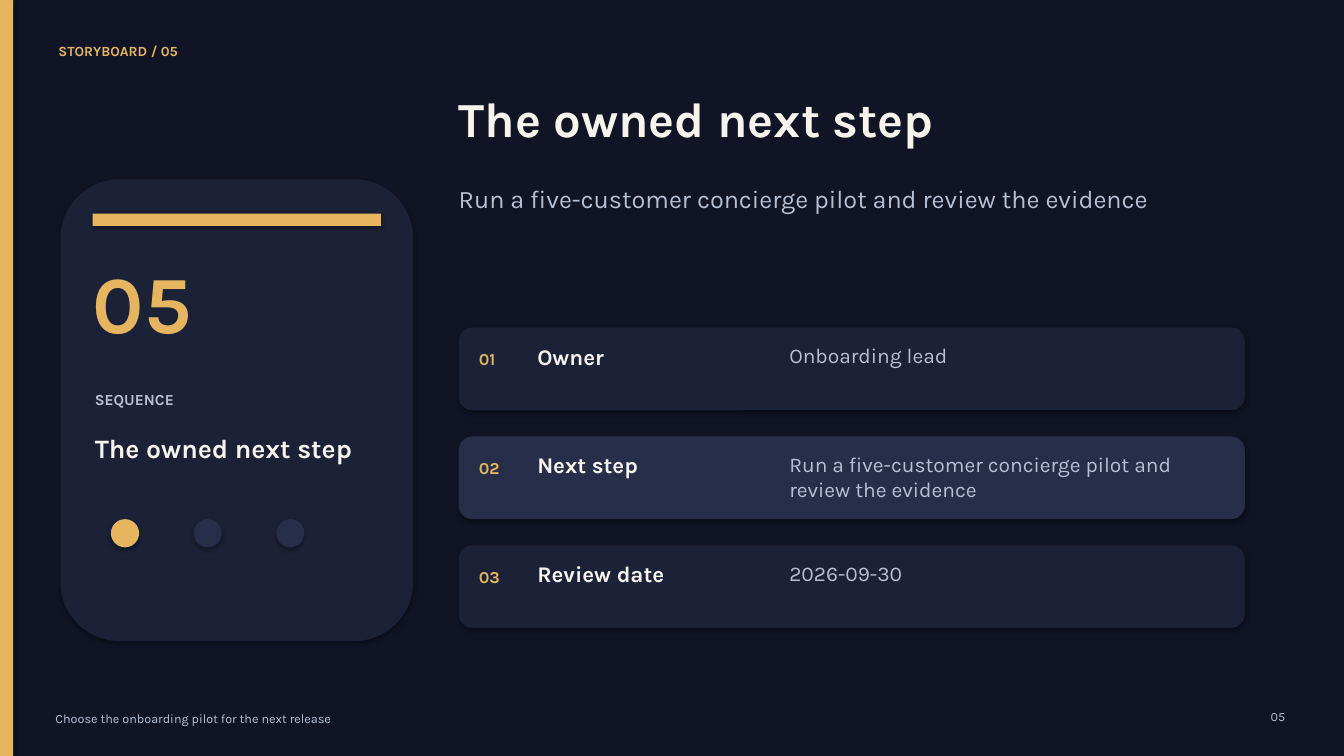
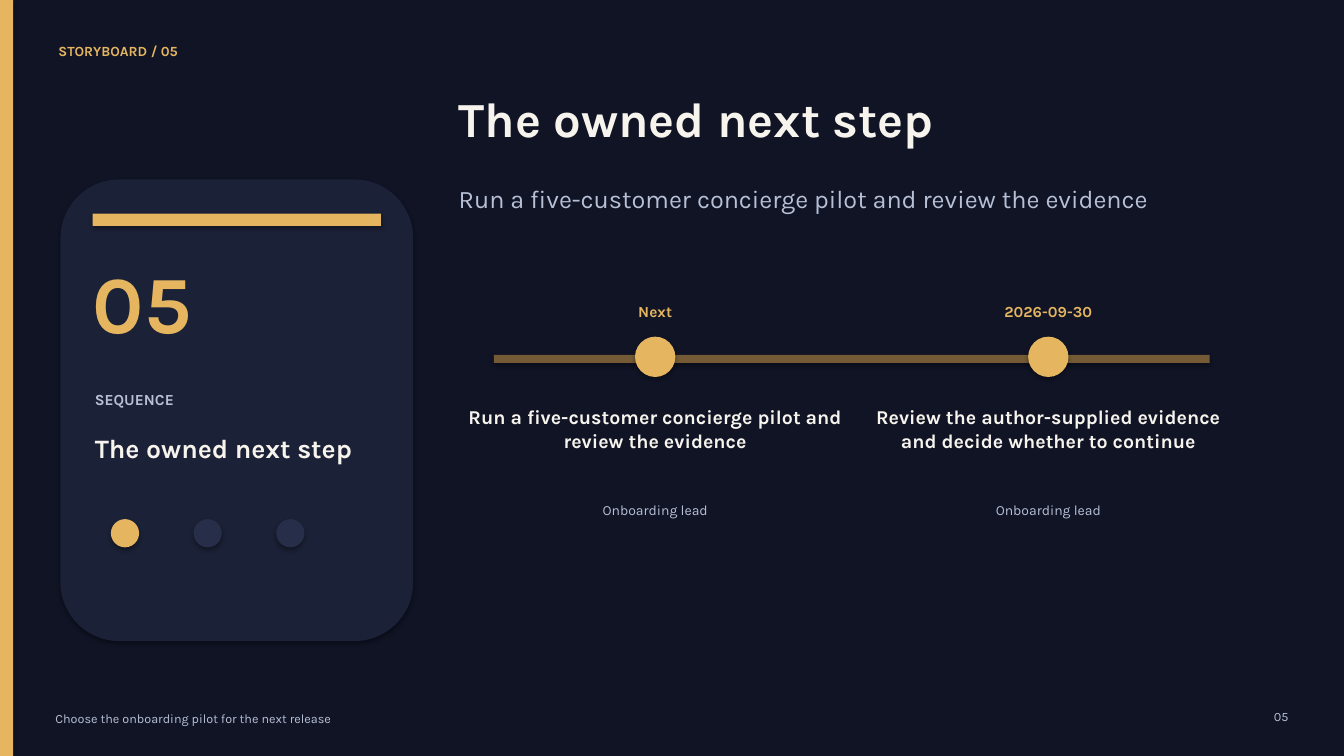
Before and after one commit to OthmaneBlial/Storyboard-Studio, a slide deck: slide 6 of gallery/onboarding-pilot/deck.pptx. Drawn at 1344x756 pixels with LibreOffice and Linux fonts; fonts in the diff are those of the drawing. Boxes give left, top, right and bottom in pixels: in the first picture for what was removed or moved away, otherwise in the second. Text is boxed around its words. In the diff, an @@ line names an element or a change of style, - is before the commit and + after.

```diff
--- a/gallery/onboarding-pilot/deck.pptx
+++ b/gallery/onboarding-pilot/deck.pptx
@@ text at [638, 307, 672, 317]: text changed; size 16 to 11 pt; text colour #F7F4EE to #E5B560 @@
-Next step
+Next
@@ text "2026-09-30": place and size @@
-text "2026-09-30" at [789, 567, 902, 581]
+text "2026-09-30" at [1004, 307, 1092, 317]
@@ text "2026-09-30" at [1004, 307, 1092, 317]: size 15 to 11 pt, text colour #B8C0D6 to #E5B560, bold on; alignment left to centre @@
@@ text removed at [479, 354, 496, 365] @@
-01
@@ rectangle: place and size @@
-rectangle at [459, 328, 1245, 410]
+rectangle at [494, 355, 1210, 363]
@@ rectangle at [494, 355, 1210, 363]: rounded rectangle to rectangle; fill #1B2136 to #745B36 @@
@@ text removed at [537, 350, 604, 366] @@
-Owner
@@ ellipse added at [635, 337, 676, 377], fill #E5B560 @@
@@ ellipse added at [1028, 337, 1069, 377], fill #E5B560 @@
@@ text added at [468, 410, 842, 449], 14 pt, text #F7F4EE, bold @@
+Run a five-customer concierge pilot and review the evidence
@@ text at [876, 410, 1220, 449]: text changed; size 15 to 14 pt; text colour #B8C0D6 to #F7F4EE; bold on @@
-Run a five-customer concierge pilot and review the evidence
+Review the author-supplied evidence and decide whether to continue
@@ rounded rectangle removed at [459, 437, 1245, 519] @@
@@ text removed at [479, 463, 500, 474] @@
-02
@@ text added at [603, 505, 708, 519], 10 pt, text #B8C0D6 @@
+Onboarding lead
@@ text "Onboarding lead": place and size @@
-text "Onboarding lead" at [789, 348, 948, 368]
+text "Onboarding lead" at [996, 505, 1101, 519]
@@ text "Onboarding lead" at [996, 505, 1101, 519]: size 15 to 10 pt; alignment left to centre @@
@@ rounded rectangle removed at [459, 545, 1245, 628] @@
@@ text removed at [537, 566, 664, 583] @@
-Review date
@@ text removed at [479, 572, 500, 583] @@
-03
```
Also in this commit, not shown: 4 other slides changed, 27 other files.
